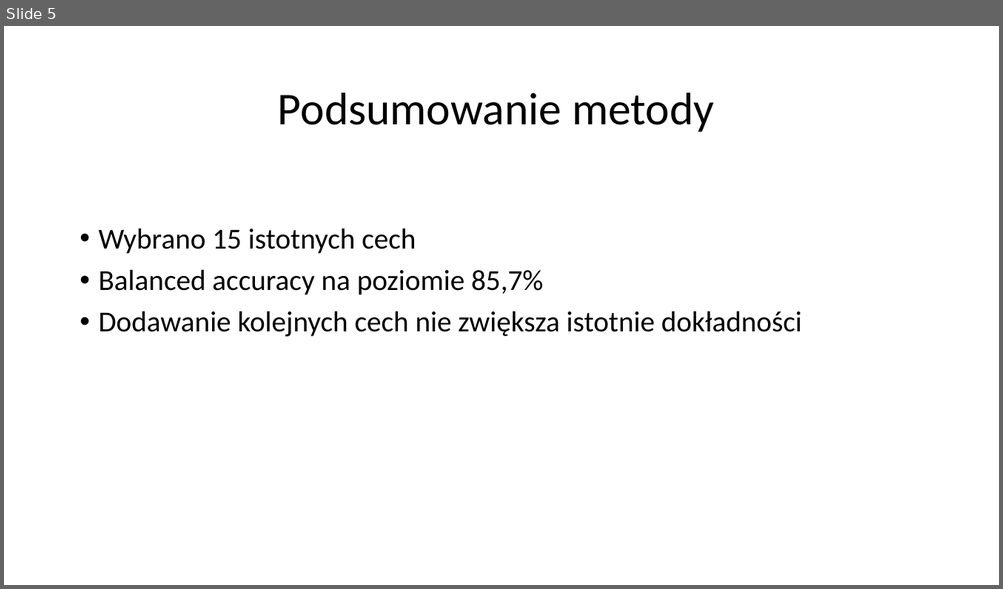
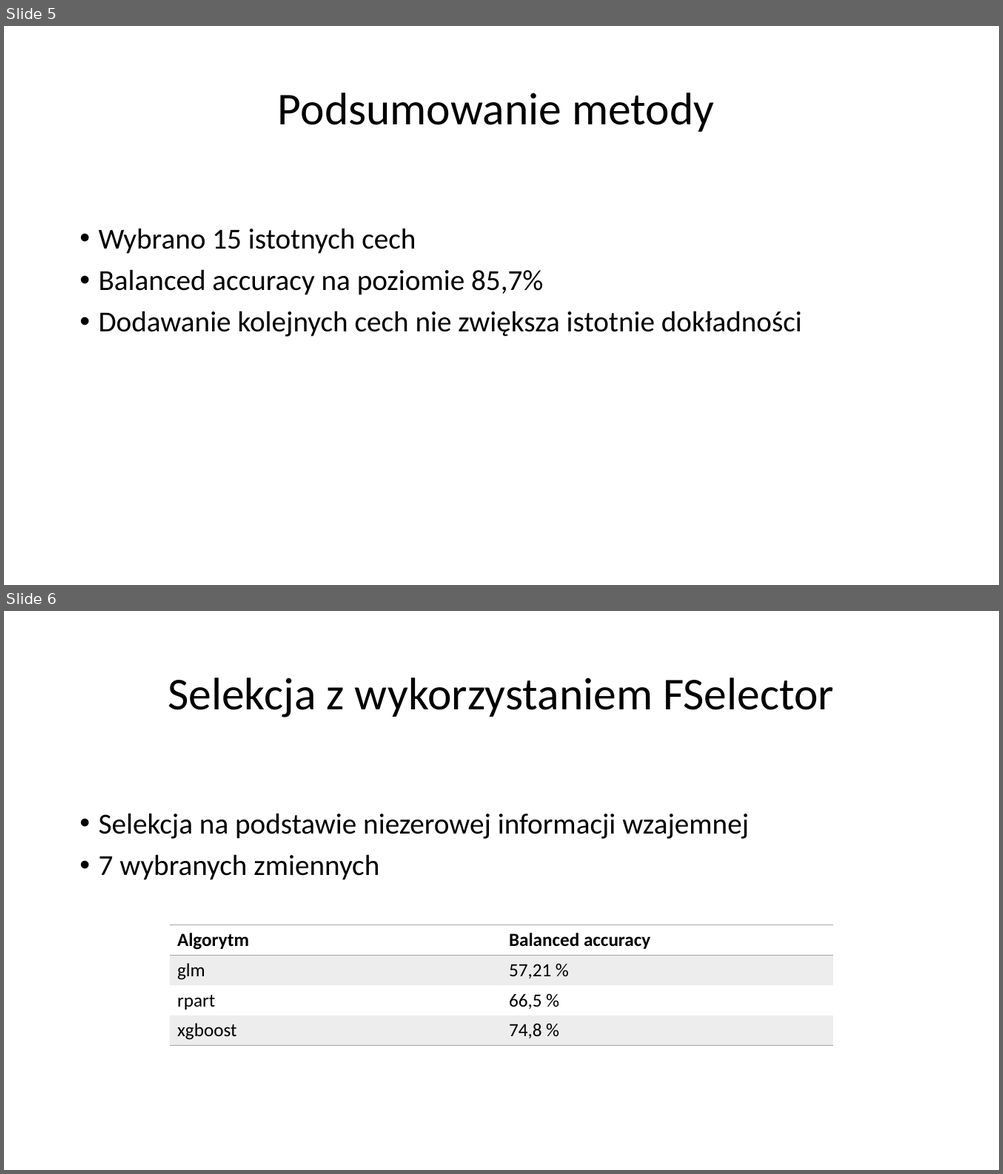
Before and after one commit to piotr-ole/Machine-Learning, a slide deck: FeatureSelection/presentation/Presentation.pptx. Shown one above the other, each under a label of ours: slide 5 before the commit, slides 5 and 6 after it. The pictures are 1003x589 and 1003x1174 pixels, drawn with LibreOffice and Linux fonts; fonts in the diff are those of the drawing. Boxes give left, top, right and bottom in pixels: in the first picture for what was removed or moved away, otherwise in the second. Text is boxed around its words. In the diff, an @@ line names an element or a change of style, - is before the commit and + after.

```diff
--- a/FeatureSelection/presentation/Presentation.pptx
+++ b/FeatureSelection/presentation/Presentation.pptx
@@ slide 6 added at box(4, 611, 999, 1170), background #FFFFFF @@
@@ title added at box(168, 678, 834, 718), 44 pt, text #000000 @@
+Selekcja z wykorzystaniem FSelector
@@ text added at box(99, 813, 748, 880), 28 pt, text #000000 @@
+• Selekcja na podstawie niezerowej informacji wzajemnej
+• 7 wybranych zmiennych
@@ table added at box(170, 925, 832, 1046), 4 rows, 2 columns @@
+Algorytm | Balanced accuracy
+glm | 57,21 %
+rpart | 66,5 %
+xgboost | 74,8 %
```
Also in this commit, not shown: 2 slides changed, 4 other slides added, 2 slides removed, 14 other files.
